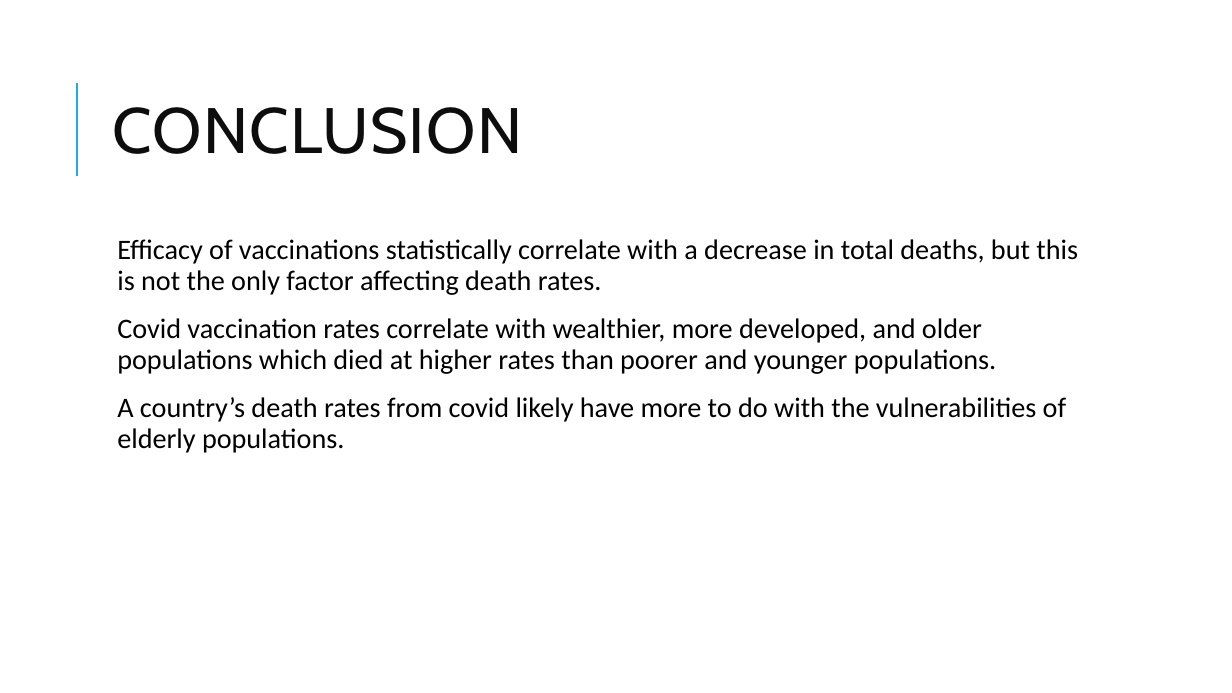
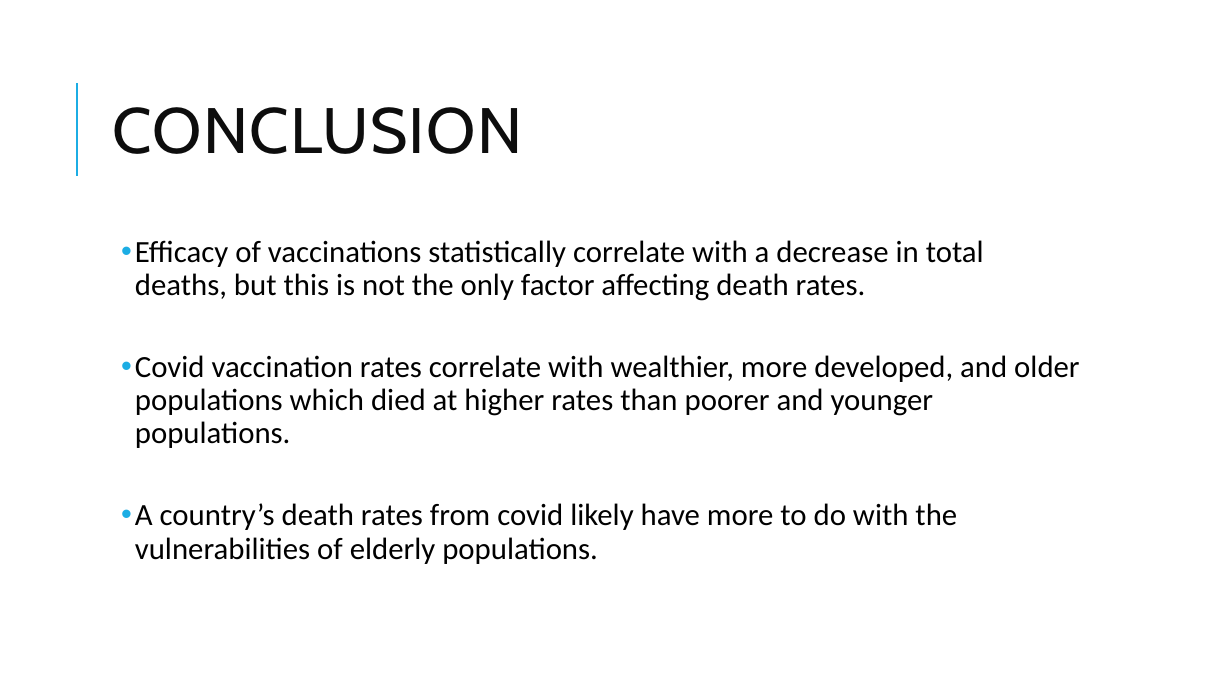
Before and after one commit to tralinde/covid_data_project, a slide deck: slide 12 of ppt/Covid Death Rates.pptx. Drawn at 1232x693 pixels with LibreOffice and Linux fonts; fonts in the diff are those of the drawing. Boxes give left, top, right and bottom in pixels: in the first picture for what was removed or moved away, otherwise in the second. Text is boxed around its words. In the diff, an @@ line names an element or a change of style, - is before the commit and + after.

```diff
--- a/ppt/Covid Death Rates.pptx
+++ b/ppt/Covid Death Rates.pptx
@@ text "Efficacy of vaccinations statistically correlate ...": place and size @@
-text "Efficacy of vaccinations statistically correlate ..." at <box>117,239,1078,453</box>
+text "Efficacy of vaccinations statistically correlate ..." at <box>104,231,1086,638</box>
@@ text "Efficacy of vaccinations statistically correlate ..." at <box>104,231,1086,638</box>: size 22 to 24 pt; bullet   to •; list level 1 to 2 in "Efficacy of vaccinations statistically correlate ..."; list level 1 to 2 in "Covid vaccination rates correlate with ..."; list level 1 to 2 in "A country’s death rates from ..."; outline none to #FFFFFF 0.75 pt @@
```
Also in this commit, not shown: 7 other slides changed, 7 other files.
